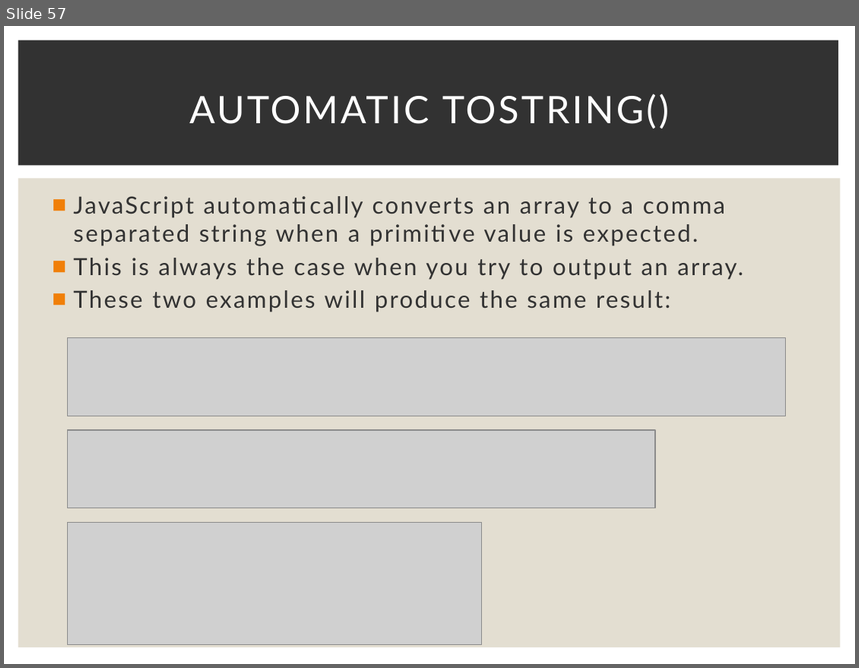
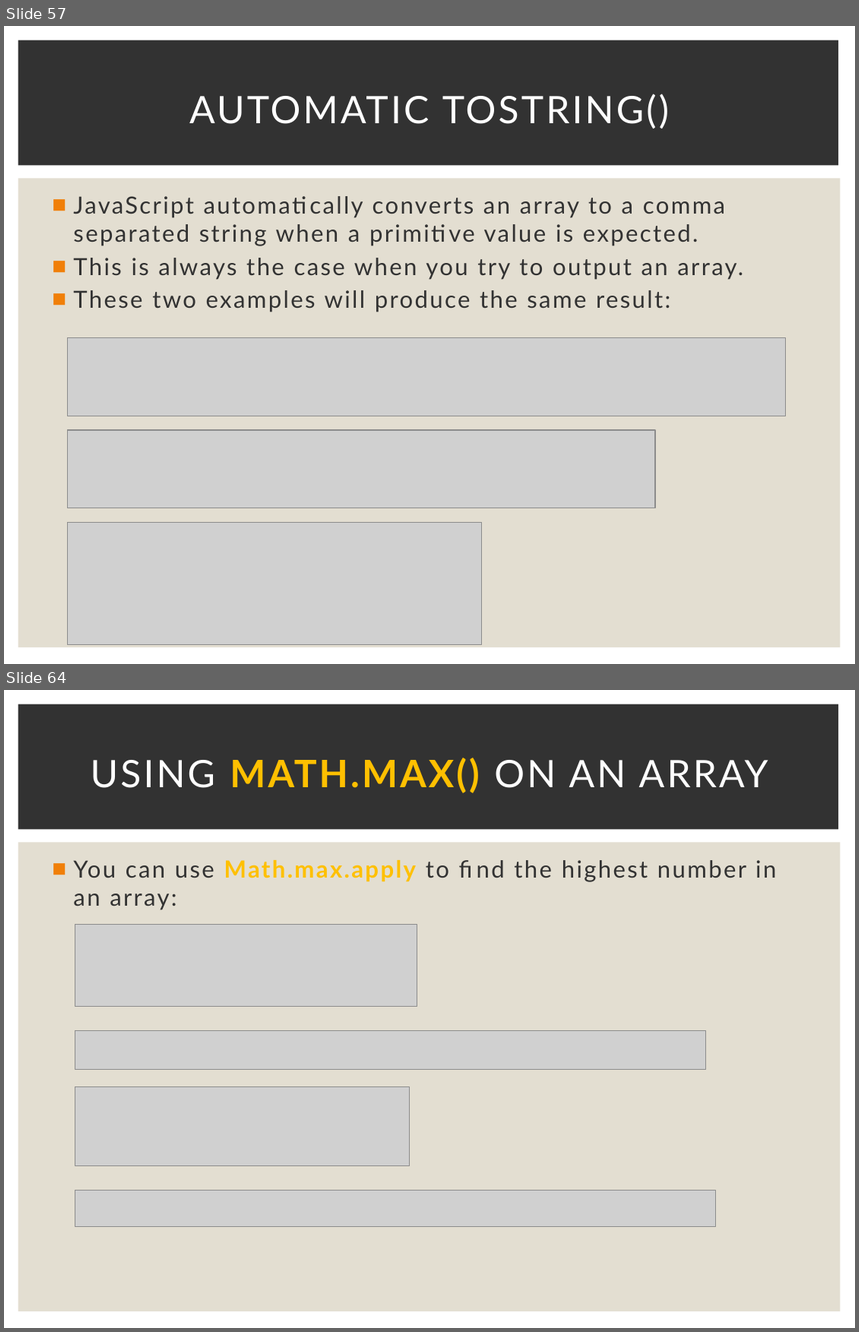
Before and after one commit to Karamihova/Fundamentals-JS, a slide deck: Programming Prep.pptx. Shown one above the other, each under a label of ours: slide 57 before the commit, slides 57 and 64 after it; the slides between them are not shown. The pictures are 859x668 and 859x1332 pixels, drawn with LibreOffice and Linux fonts; fonts in the diff are those of the drawing; grey boxes stand for pictures. Boxes give left, top, right and bottom in pixels: in the first picture for what was removed or moved away, otherwise in the second. Text is boxed around its words. In the diff, an @@ line names an element or a change of style, - is before the commit and + after.

```diff
--- a/Programming Prep.pptx
+++ b/Programming Prep.pptx
@@ slide 64 added at <box>4,690,855,1328</box>, background #FFFFFF; not listed: 2 template elements that a slide beside it also shows @@
@@ title added at <box>91,758,769,793</box>, 32 pt, text #FFFFFF @@
+USING MATH.MAX() ON AN ARRAY
@@ text added at <box>73,860,776,910</box>, 20 pt, text #323232 @@
+■ You can use Math.max.apply to find the highest number in an array:
@@ picture added at <box>75,925,417,1007</box> @@
@@ picture added at <box>75,1030,706,1070</box> @@
@@ picture added at <box>75,1087,409,1167</box> @@
@@ picture added at <box>75,1191,715,1227</box> @@
```
Also in this commit, not shown: 1 slide changed, 20 other slides added.
